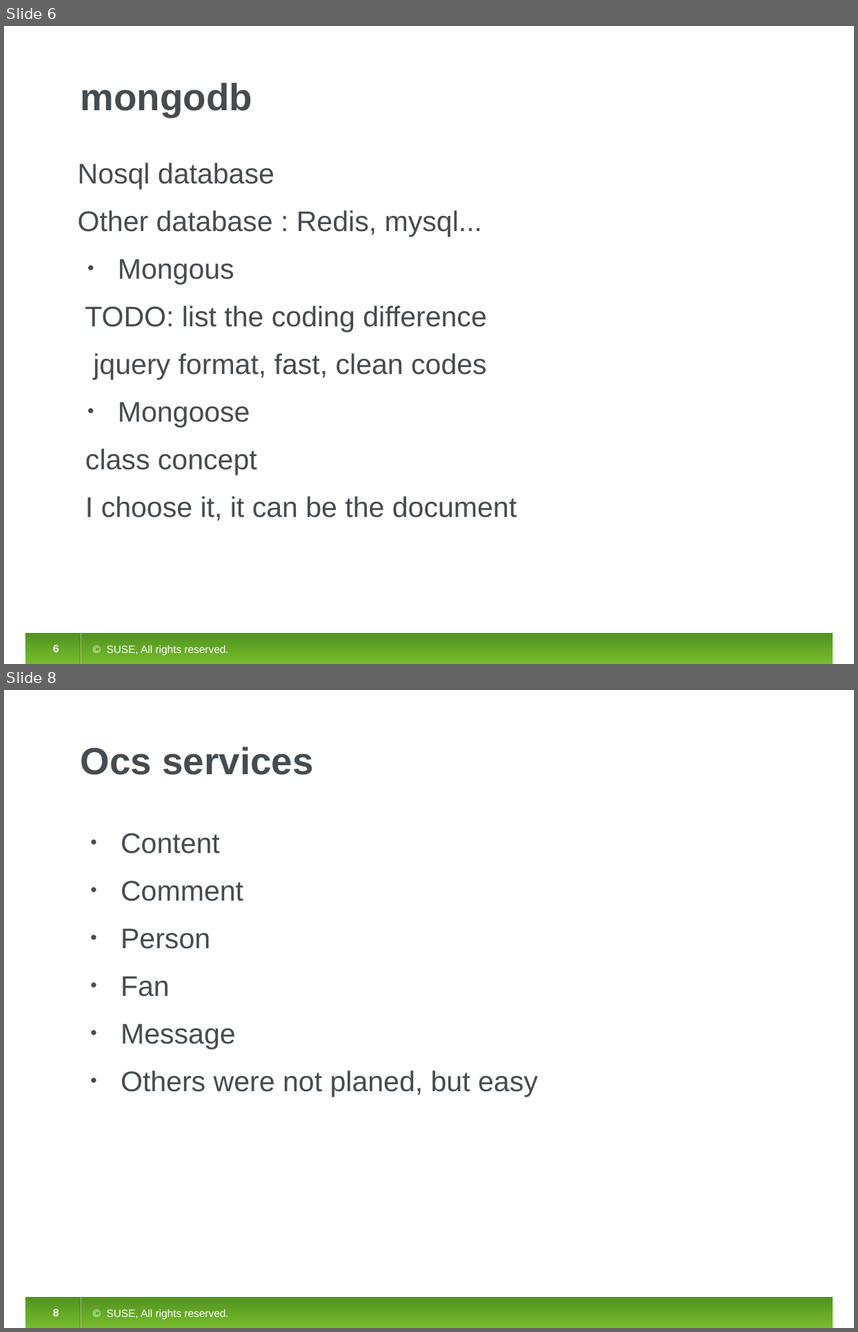
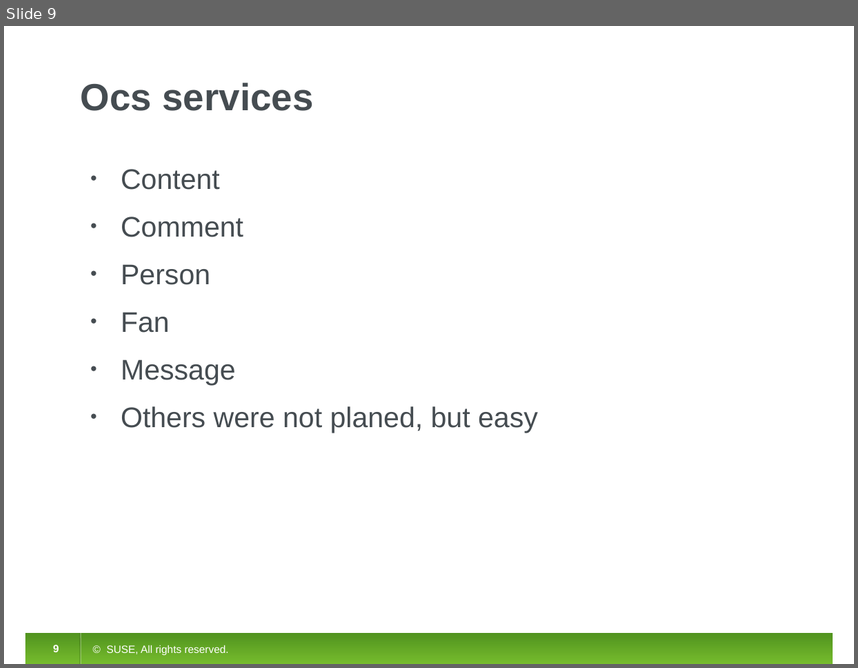
Before and after one commit to initlove/ocs-nodejs, a slide deck: document/ocs-nodejs.odp. Shown one above the other, each under a label of ours: slides 6 and 8 before the commit, slide 9 after it; the slides between them are not shown. The pictures are 858x1332 and 858x668 pixels, drawn with LibreOffice and Linux fonts; fonts in the diff are those of the drawing. Boxes give left, top, right and bottom in pixels: in the first picture for what was removed or moved away, otherwise in the second. Text is boxed around its words. In the diff, an @@ line names an element or a change of style, - is before the commit and + after.

```diff
--- a/document/ocs-nodejs.odp
+++ b/document/ocs-nodejs.odp
@@ slide 6 removed at (x1=4, y1=26, x2=854, y2=664), background #FFFFFF; not listed: 5 template elements that a slide beside it also shows @@
@@ title removed at (x1=81, y1=83, x2=252, y2=117) @@
-mongodb
@@ text removed at (x1=78, y1=163, x2=517, y2=521) @@
-Nosql database
-Other database : Redis, mysql...
-• Mongous
-TODO: list the coding difference
-jquery format, fast, clean codes
-• Mongoose
-class concept
-I choose it, it can be the document
@@ what was slide 8 is now slide 9 @@
```
Also in this commit, not shown: 5 slides changed, 4 slides added, 2 other slides removed, 15 other files.
